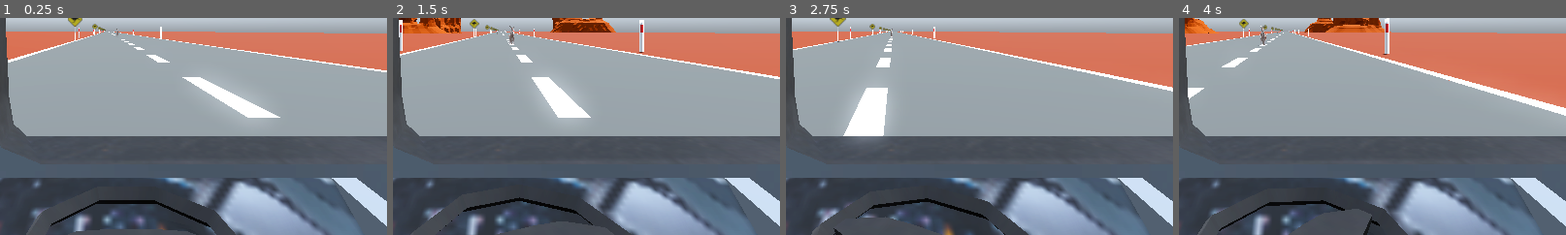
Above: before the commit, frames 1-4 (left to right).
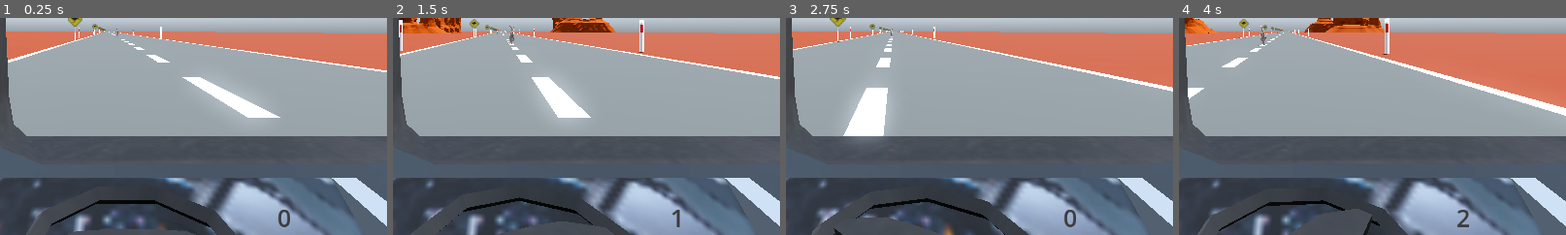
Above: after the commit, the same moments.

Repository: GeorgRut/Year12Godot
Game: Godot game, scene res://world.tscn
The game is run twice, just before and just after one commit, with the same random seed, the same clock (stepped at 60 frames per second) and the same inputs. A sky picture missing from this copy of the repository is replaced by a grey-blue gradient.
Inputs:
- Up to frame 1 (0.25 s): no input
- Up to frame 2 (1.5 s): hold Right (ui_right) 0.53-1.28 s; hold Left (ui_left) from 1.28 s (still down)
- Up to frame 3 (2.75 s): release Left (ui_left) at 2.03 s; hold Right (ui_right) from 2.03 s (still down)
- Up to frame 4 (4 s): release Right (ui_right) at 3.53 s; hold Left (ui_left) from 3.53 s (still down)
The pictures show only the part of the screen within x 36-86%, y 47-97%; the shares and areas given below are measured in that part.

The runs differ from the first frame. In frame 1, 0.1% of the frame differs, in the area x 71-75%, y 88-97%; in frame 2, less than 0.1%; in frame 3, 0.1%; in frame 4, 0.1%.

Commit message:
Final Copy
Finished project

Diff:
--- /dev/null
+++ b/CarGame/label.gd
@@ -0,0 +1,14 @@
+extends Label
+@onready var label: Label = $"."
+
+var distance_travelled : float = 0
+# Called when the node enters the scene tree for the first time.
+func _ready() -> void:
+	pass # Replace with function body.
+
+
+# Called every frame. 'delta' is the elapsed time since the previous frame.
+func _process(delta: float) -> void:
+	label.text = str(round(distance_travelled))
+	distance_travelled+=delta
+	print(distance_travelled)
--- a/CarGame/world.tscn
+++ b/CarGame/world.tscn
@@ -9,6 +9,7 @@
 [ext_resource type="PackedScene" uid="uid://m3tqsl4tw60" path="res://Scenes/desert.tscn" id="6_dnp3s"]
 [ext_resource type="PackedScene" uid="uid://dnwscyof56ae4" path="res://Scenes/powerpole.tscn" id="8_74wt6"]
 [ext_resource type="Script" path="res://Area3D.gd" id="9_tj1lj"]
+[ext_resource type="Script" path="res://label.gd" id="10_dhpwq"]
 
 [sub_resource type="PanoramaSkyMaterial" id="PanoramaSkyMaterial_q5j4j"]
 panorama = ExtResource("1_2e1bu")
@@ -151,6 +152,17 @@
 [node name="CollisionShape3D" type="CollisionShape3D" parent="outofbounds2"]
 shape = SubResource("BoxShape3D_xxv8f")
 
+[node name="CanvasLayer" type="CanvasLayer" parent="."]
+
+[node name="Label" type="Label" parent="CanvasLayer"]
+offset_left = 829.0
+offset_top = 577.0
+offset_right = 1090.0
+offset_bottom = 631.0
+theme_override_colors/font_color = Color(0.230315, 0.230315, 0.230315, 1)
+theme_override_font_sizes/font_size = 36
+script = ExtResource("10_dhpwq")
+
 [connection signal="timeout" from="RooSpawner/Timer" to="RooSpawner" method="_on_timer_timeout"]
 [connection signal="timeout" from="DesertSpawner/Timer" to="DesertSpawner" method="_on_timer_timeout"]
 [connection signal="timeout" from="DesertSpawner2/Timer" to="DesertSpawner2" method="_on_timer_timeout"]
Not shown, changed: CarGame/Models/Desert/bollar.glb.import
Not shown, changed: CarGame/Models/Desert/powerpole.glb.import
Not shown, changed: CarGame/Models/Desert/untitled.glb.import
Not shown, changed: CarGame/Models/newsign.glb.import
Not shown, changed: CarGame/Models/road.glb.import
Not shown, changed: CarGame/Models/roo.glb.import
Not shown, changed: CarGame/Models/roosign.glb.import
Not shown: 1 places in CarGame/world.tscn that only renumber resources
